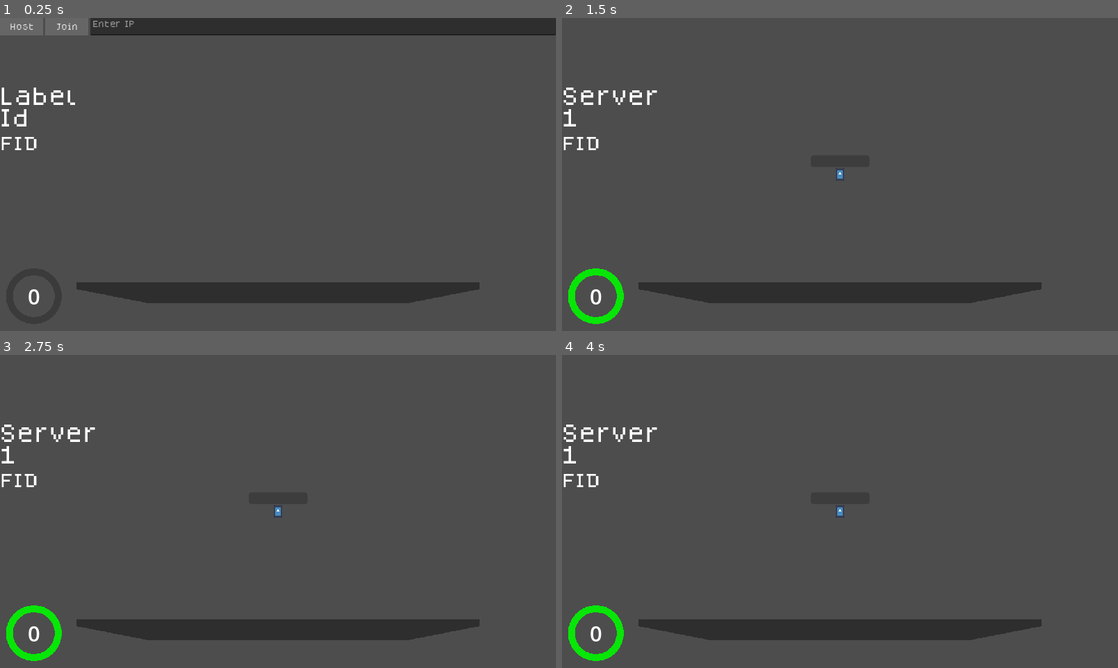
Above: before the commit, frames 1-4 (two rows, left to right).
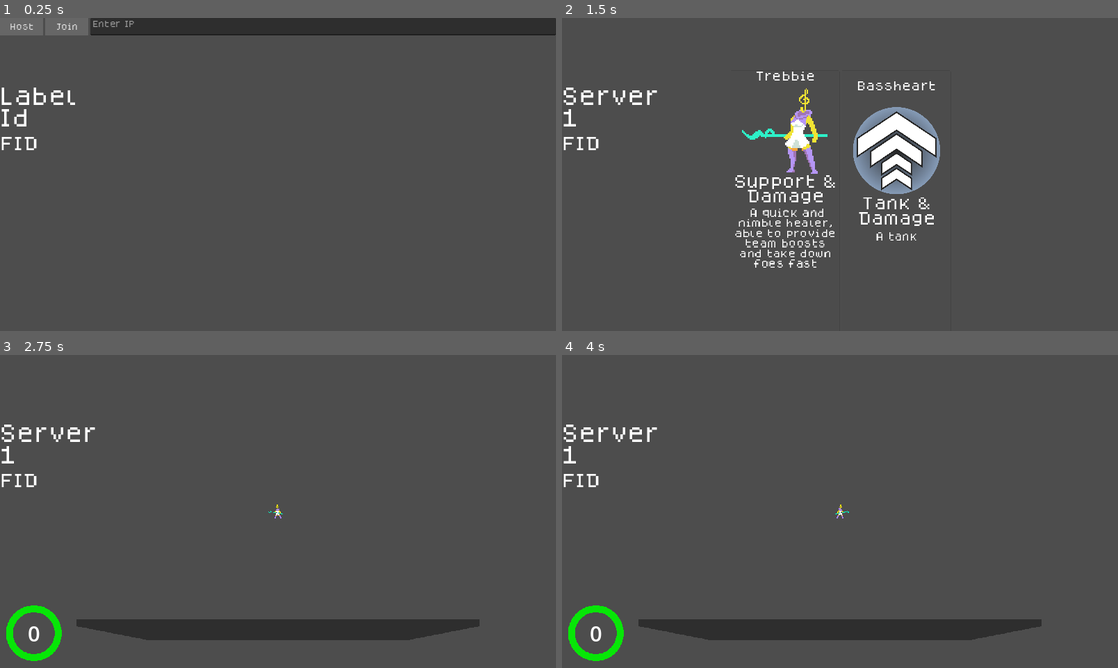
Above: after the commit, the same moments.

Repository: lokasc/rsPrototype
Game: Godot game, scene res://ver_1/game/main/game_manager.tscn
The game is run twice, just before and just after one commit, with the same random seed, the same clock (stepped at 60 frames per second) and the same inputs. The engine's default icon, where the game draws it, is replaced by a stand-in: a white triangle on a blue panel in a dark square.
Inputs (mouse positions are in pixels of both pictures, inside the frame that each line leads up to):
- Up to frame 1 (0.25 s): no input
- Up to frame 2 (1.5 s): click (884, 27) at 0.52 s; type "12" at 0.6 s; click "Host" at 1.25 s
- Up to frame 3 (2.75 s): click (222, 564) at 2.02 s
- Up to frame 4 (4 s): tap Enter at 2.75 s; move the mouse to (962, 495) at 2.77 s; hold D (right) 2.78-3.53 s; tap E (ability_1) at 2.85 s; move the mouse to (884, 505) at 3.52 s; hold S (down) from 3.53 s (still down); tap Shift (ability_2) at 3.6 s

The runs differ from the first frame. In frame 1, 4.3% of the frame differs, in the area x 5-87%, y 84-92%; in frame 2, 11%, in the area x 1-87%, y 17-98%; in frame 3, less than 0.1%; in frame 4, less than 0.1%.

Commit message:
Added character selection screen
- players will need to select a character before starting and going into the game

Diff:
--- a/ver_1/character/hero/base_hero.gd
+++ b/ver_1/character/hero/base_hero.gd
@@ -39,7 +39,6 @@
 @export_subgroup("Abilities")
 @export var ability_1 : BaseAbility
 @export var ability_2 : BaseAbility
-@export var passive : BaseAbility
 @export var ult : BaseAbility
 
 @export_subgroup("Items & Stat slots")
@@ -272,8 +271,6 @@
 		return ability_2
 	if ult && ult.get_class_name() == new_action.get_class_name():
 		return ult
-	if passive && passive.get_class_name() == new_action.get_class_name():
-		return passive
 	else:
 		return null
 
--- a/ver_1/game/UI/UI.tscn
+++ b/ver_1/game/UI/UI.tscn
@@ -1,9 +1,10 @@
-[gd_scene load_steps=3 format=3 uid="uid://cn3n52t8ej5n4"]
+[gd_scene load_steps=4 format=3 uid="uid://cn3n52t8ej5n4"]
 
 [ext_resource type="Script" path="res://ver_1/game/UI/ui_manager.gd" id="1_xdhrj"]
 [ext_resource type="PackedScene" uid="uid://di3afbvqsygw0" path="res://player_ui.tscn" id="2_3208f"]
+[ext_resource type="PackedScene" uid="uid://ds4octed2ry4r" path="res://ver_1/game/UI/character_selection/character_select_ui.tscn" id="3_dup0n"]
 
-[node name="UiManager" type="Control" node_paths=PackedStringArray("player_container", "selection_container", "card_path")]
+[node name="UiManager" type="Control" node_paths=PackedStringArray("player_container", "selection_container", "card_path", "char_select_layer", "player_ui_layer")]
 visible = false
 layout_mode = 3
 anchors_preset = 15
@@ -15,10 +16,17 @@
 player_container = NodePath("PlayerUi/PlayerContainer")
 selection_container = NodePath("PlayerUi/PlayerContainer/SelectionContainer")
 card_path = NodePath("PlayerUi/PlayerContainer/SelectionContainer/VBoxContainer/HBox")
+char_select_layer = NodePath("CharSelectLayer")
+player_ui_layer = NodePath("PlayerUi")
 
 [node name="PlayerUi" parent="." instance=ExtResource("2_3208f")]
 
 [node name="Waiting" parent="PlayerUi/PlayerContainer/SelectionContainer/VBoxContainer" index="1"]
 text = " "
 
+[node name="CharSelectLayer" type="CanvasLayer" parent="."]
+visible = false
+
+[node name="CharacterSelectUi" parent="CharSelectLayer" instance=ExtResource("3_dup0n")]
+
 [editable path="PlayerUi"]
--- a/ver_1/game/UI/ui_manager.gd
+++ b/ver_1/game/UI/ui_manager.gd
@@ -4,6 +4,8 @@
 @export var player_container : Container
 @export var selection_container : Container
 @export var card_path : Container
+@export var char_select_layer : CanvasLayer
+@export var player_ui_layer : CanvasLayer
 
 
 @onready var health_bar : TextureProgressBar = player_container.find_child("HealthBar")
@@ -23,6 +25,8 @@
 	hide_ui()
 
 func _ready() -> void:
+	hide_character_select()
+	hide_player_ui()
 	update_max_xp(GameManager.Instance.max_xp)
 
 func update_xp(xp : int):
@@ -54,6 +58,18 @@
 func show_ui():
 	visible = true
 
+func show_character_select():
+	char_select_layer.visible = true
+
+func hide_character_select():
+	char_select_layer.visible = false
+
+func show_player_ui():
+	player_ui_layer.visible = true
+
+func hide_player_ui():
+	player_ui_layer.visible = false
+
 func build_selection_container(info_array : Array):
 	action_selected = false
 	for n in card_path.get_children():
--- a/ver_1/game/main/game_manager.gd
+++ b/ver_1/game/main/game_manager.gd
@@ -32,7 +32,10 @@
 
 # For selecting cards.
 var players_ready : int
-var action_selected : bool
+
+# For selecting characters
+var players_selection_ready : int
+var char_selected : bool = false
 
 var net : NetManager
 var spawner : EnemySpawner
@@ -55,6 +58,7 @@
 		if !local_player || !ui : return
 		ui.update_lvl_label(value)
 
+#region Godot Functions
 func _init() -> void:
 	Instance = self
 	time = 0
@@ -62,15 +66,31 @@
 	max_xp = 5
 	end_game.connect(on_end_game)
 
-func _process(delta: float) -> void:
-	timer_logic(delta)
-
 func _ready() -> void:
 	if no_music:
 		bc.main_music_player.volume_db = -100
 
+func _process(delta: float) -> void:
+	timer_logic(delta)
+#endregion
+
+#region character_selection
+# this func connected by signals from UI
 func on_character_selected(character_index : int):
-	pass
+	if char_selected: return
+	char_selected = true
+	ui.hide_character_select()
+	ui.show_player_ui()
+
+	if !multiplayer.is_server():
+		cts_request_spawn.rpc_id(1, character_index)
+	else:
+		net.add_player(multiplayer.get_unique_id(), character_index)
+
+@rpc("any_peer", "reliable")
+func cts_request_spawn(index : int):
+	net.add_player(multiplayer.get_remote_sender_id(), index)
+#endregion
 
 func start_game():
 	time = 0
@@ -206,6 +226,10 @@
 			return player
 	return null
 
+func show_character_select_screen(_arg = 1):
+	# this _arg is not used.
+	ui.show_character_select()
+
 # turns net ui off and player_ui on
 func change_ui():
 	ui.show_ui()
--- a/ver_1/game/net/net_manager.gd
+++ b/ver_1/game/net/net_manager.gd
@@ -11,6 +11,7 @@
 const DEFAULT_ADDRESS = "127.0.0.1"
 const DEFAULT_PORT = 28960
 const MAX_CLIENTS = 2
+
 var peer : ENetMultiplayerPeer
 
 @export var auth_label : Label
@@ -21,6 +22,8 @@
 @onready var spawnable_path : Node2D = $Spawnables
 @onready var player_container : Node = $Players
 
+var trebbie_scene : PackedScene = preload("res://ver_1/character/hero/Trebbie/trebbie.tscn")
+var bass_scene : PackedScene = preload("res://ver_1/character/hero/Bassheart/bassheart.tscn")
 
 func _enter_tree() -> void:
 	GameManager.Instance.net = self
@@ -49,9 +52,7 @@
 	auth_label.text = "Server"
 	id_label.text = str(multiplayer.get_unique_id())
 
-	# This line adds players.
-	multiplayer.peer_connected.connect(add_player)
-	add_player()
+	GameManager.Instance.show_character_select_screen()
 	GameManager.Instance.change_ui()
 
 func on_client_pressed(ip):
@@ -65,9 +66,17 @@
 	auth_label.text = "Client"
 	id_label.text = str(multiplayer.get_unique_id())
 	GameManager.Instance.change_ui()
+	GameManager.Instance.show_character_select_screen()
 
-func add_player(id = 1):
-	var player = player_scene.instantiate()
+func add_player(id = 1, char_index : int = 0):
+	var player
+	match char_index:
+		0:
+			player = trebbie_scene.instantiate()
+		1:
+			player = bass_scene.instantiate()
+
+
 	player.name = str(id)
 	player_container.call_deferred("add_child", player, true)
 
